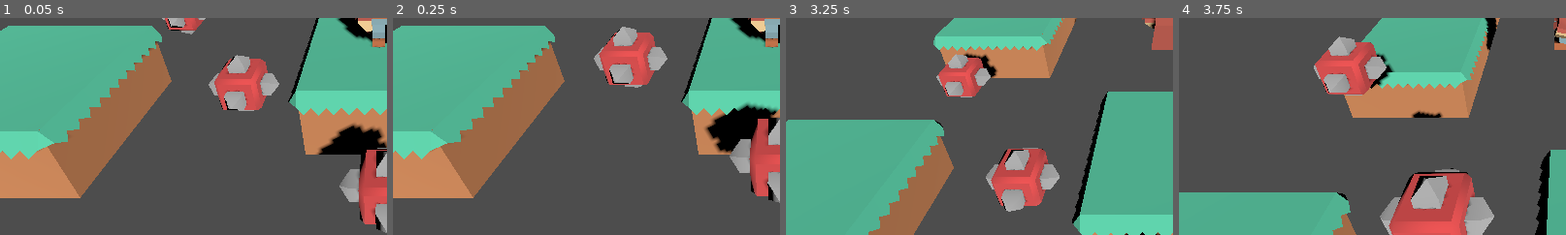
Above: before the commit, frames 1-4 (left to right).
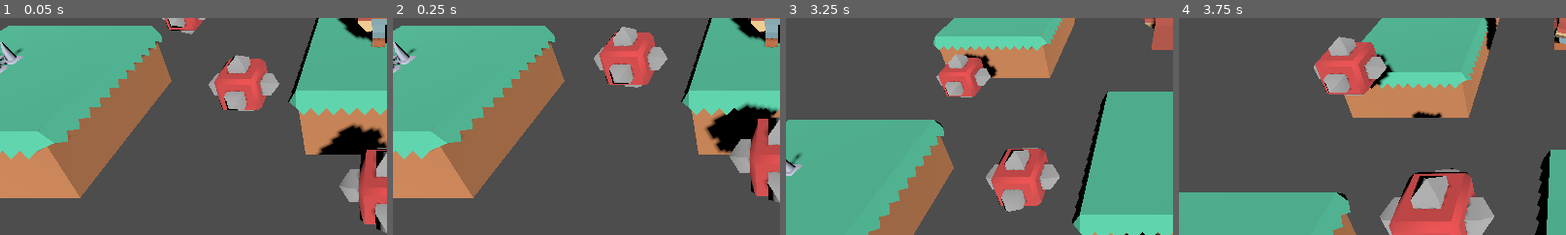
Above: after the commit, the same moments.

Repository: coruja182/godotplatformer3d
Game: Godot game, scene res://scenes/levels/level1.tscn
The game is run twice, just before and just after one commit, with the same random seed, the same clock (stepped at 60 frames per second) and the same inputs.
Inputs:
- Up to frame 1 (0.05 s): no input
- Up to frame 2 (0.25 s): no input
- Up to frame 3 (3.25 s): tap Enter (ui_accept) at 0.5 s; hold D (move_right) 0.53-1.28 s; tap Space (jump) at 0.77, 1.52, 3.02 s; hold S (move_backward) 1.28-2.03 s; hold D (move_right) 2.03-2.78 s; hold W (move_forward) from 2.78 s (still down)
- Up to frame 4 (3.75 s): release W (move_forward) at 3.53 s; hold A (move_left) from 3.53 s (still down)
The pictures show only the part of the screen within x 0-50%, y 49-99%; the shares and areas given below are measured in that part.

The runs differ from the first frame. In frame 1, 0.4% of the frame differs, in the area x 0-7%, y 11-26%; in frame 2, 0.4%; in frame 3, 0.2%; in frame 4, nothing differs.

Commit message:
feat: spikes

Diff:
--- a/scenes/levels/level1.tscn
+++ b/scenes/levels/level1.tscn
@@ -1,9 +1,10 @@
-[gd_scene load_steps=6 format=3 uid="uid://c3smp0jwqt4xu"]
+[gd_scene load_steps=7 format=3 uid="uid://c3smp0jwqt4xu"]
 
 [ext_resource type="PackedScene" uid="uid://dxuhx1conbbsd" path="res://platforms/platform_large.tscn" id="1_74ayk"]
 [ext_resource type="ArrayMesh" uid="uid://gjuyfsvj5gs0" path="res://assets/models/characterVampire.obj" id="2_lx8m8"]
 [ext_resource type="Script" path="res://player/player.gd" id="2_qm4g6"]
 [ext_resource type="PackedScene" uid="uid://cpjkntrgxwwm" path="res://enemies/enemy_spike.tscn" id="4_teu1i"]
+[ext_resource type="PackedScene" uid="uid://k70g3pu1up24" path="res://spikes/spikes.tscn" id="5_1q6w5"]
 
 [sub_resource type="CapsuleShape3D" id="CapsuleShape3D_xm3rs"]
 radius = 0.3
@@ -77,3 +78,6 @@
 [node name="EnemySpike3" parent="Enemies" instance=ExtResource("4_teu1i")]
 transform = Transform3D(1, 0, 0, 0, 1, 0, 0, 0, 1, 0.00126982, -0.453715, 1.915)
 move_direction = Vector3(0, 3, 0)
+
+[node name="Spikes" parent="." instance=ExtResource("5_1q6w5")]
+transform = Transform3D(1, 0, 0, 0, 1, 0, 0, 0, 1, -4.78413, 0, 0.648084)
--- /dev/null
+++ b/spikes/spikes.gd
@@ -0,0 +1,6 @@
+class_name Spikes extends Area3D
+
+
+func _on_body_entered(body: Node3D) -> void:
+	if body.is_in_group("Player"):
+		body.game_over()
--- /dev/null
+++ b/spikes/spikes.tscn
@@ -0,0 +1,20 @@
+[gd_scene load_steps=4 format=3 uid="uid://k70g3pu1up24"]
+
+[ext_resource type="Script" path="res://spikes/spikes.gd" id="1_7nccf"]
+[ext_resource type="ArrayMesh" uid="uid://ckhit4w6oius4" path="res://assets/models/spikesLarge.obj" id="1_p32xi"]
+
+[sub_resource type="BoxShape3D" id="BoxShape3D_lcnq2"]
+size = Vector3(0.574341, 0.268677, 0.572876)
+
+[node name="Spikes" type="Area3D"]
+script = ExtResource("1_7nccf")
+
+[node name="Model" type="MeshInstance3D" parent="."]
+mesh = ExtResource("1_p32xi")
+skeleton = NodePath("../..")
+
+[node name="CollisionShape3D" type="CollisionShape3D" parent="."]
+transform = Transform3D(1, 0, 0, 0, 1, 0, 0, 0, 1, 0.00111791, 0.136468, -0.000183105)
+shape = SubResource("BoxShape3D_lcnq2")
+
+[connection signal="body_entered" from="." to="." method="_on_body_entered"]
Not shown, changed: .gitignore
